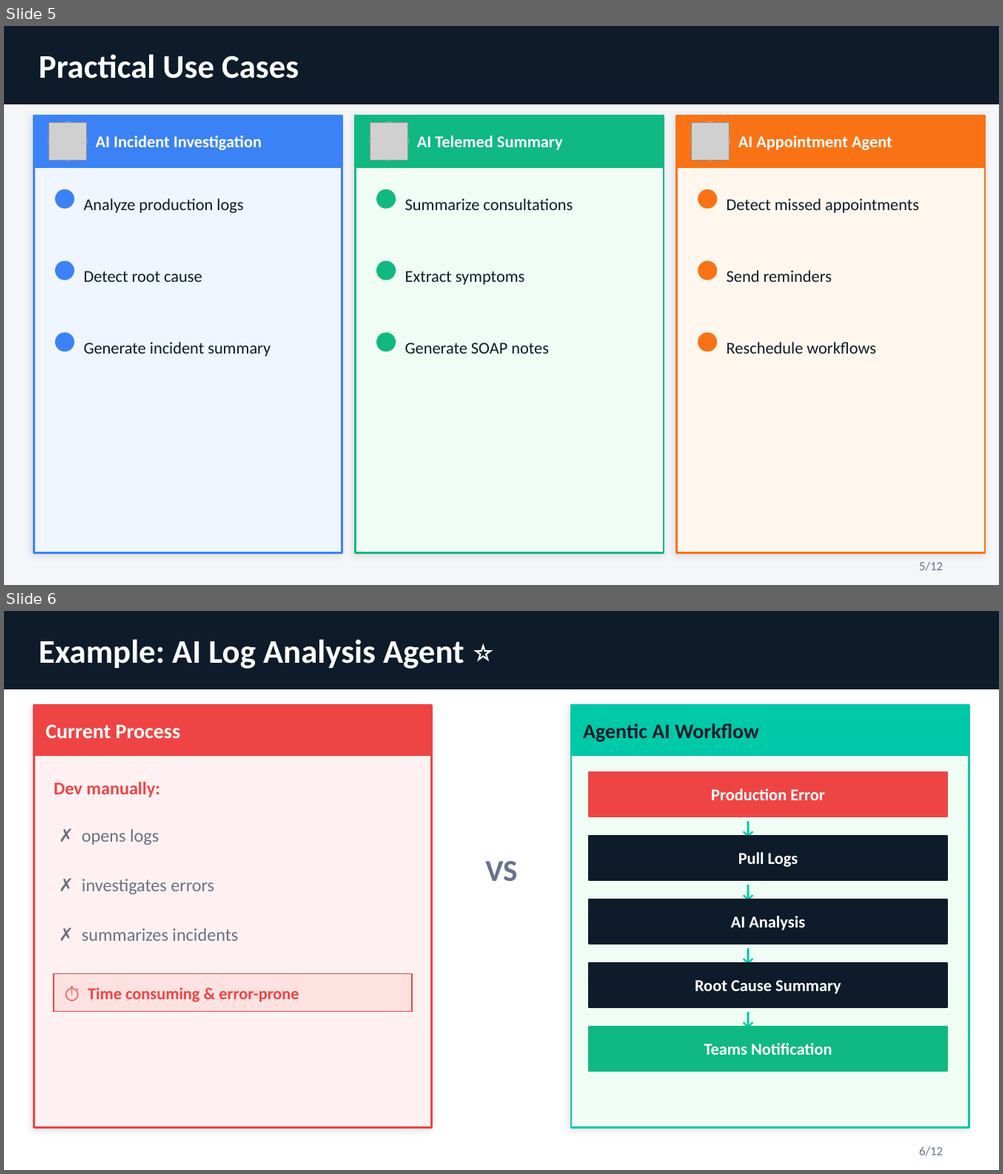
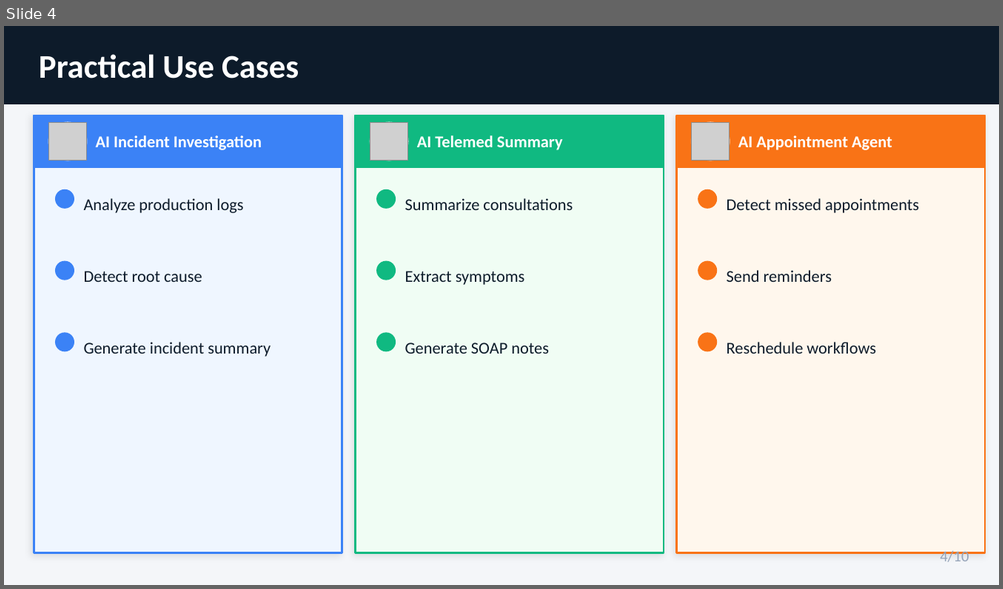
Before and after one commit to Ligerking007/JakapanK-Portfolio, a slide deck: public/before2021/sampleprojects/6-sharetoteam/Agentic_AI_TeamSharing_2026_05_JakapanK.pptx. Shown one above the other, each under a label of ours: slides 5 and 6 before the commit, slide 4 after it. The pictures are 1003x1174 and 1003x589 pixels, drawn with LibreOffice and Linux fonts; fonts in the diff are those of the drawing; grey boxes stand for pictures. Boxes give left, top, right and bottom in pixels: in the first picture for what was removed or moved away, otherwise in the second. Text is boxed around its words. In the diff, an @@ line names an element or a change of style, - is before the commit and + after.

```diff
--- a/public/before2021/sampleprojects/6-sharetoteam/Agentic_AI_TeamSharing_2026_05_JakapanK.pptx
+++ b/public/before2021/sampleprojects/6-sharetoteam/Agentic_AI_TeamSharing_2026_05_JakapanK.pptx
@@ slide 6 removed at [4, 611, 999, 1170], background #FFFFFF @@
@@ rectangle removed at [4, 611, 999, 689] @@
@@ text removed at [39, 639, 464, 669] @@
-Example: AI Log Analysis Agent ⭐
@@ rectangle removed at [34, 706, 432, 1128] @@
@@ rectangle removed at [34, 706, 432, 755] @@
@@ rectangle removed at [571, 706, 969, 1128] @@
@@ rectangle removed at [571, 706, 969, 755] @@
@@ text removed at [45, 724, 181, 738] @@
-Current Process
@@ text removed at [583, 723, 759, 742] @@
-Agentic AI Workflow
@@ text removed at [54, 782, 160, 797] @@
-Dev manually:
@@ rectangle removed at [589, 772, 947, 817] @@
@@ text removed at [711, 789, 825, 800] @@
-Production Error
@@ text removed at [82, 829, 159, 845] @@
-✗ opens logs
@@ text removed at [728, 816, 768, 837] @@
-↓
@@ rectangle removed at [589, 836, 947, 880] @@
@@ text removed at [738, 852, 798, 867] @@
-Pull Logs
@@ text removed at [485, 861, 517, 881] @@
-VS
@@ text removed at [82, 879, 214, 894] @@
-✗ investigates errors
@@ text removed at [728, 880, 768, 901] @@
-↓
@@ rectangle removed at [589, 900, 947, 944] @@
@@ text removed at [731, 916, 805, 931] @@
-AI Analysis
@@ text removed at [82, 928, 238, 941] @@
-✗ summarizes incidents
@@ text removed at [728, 943, 768, 965] @@
-↓
@@ rectangle removed at [589, 963, 947, 1008] @@
@@ rectangle removed at [54, 974, 412, 1012] @@
@@ text removed at [88, 988, 299, 1002] @@
-⏱ Time consuming & error-prone
@@ text removed at [694, 980, 841, 994] @@
-Root Cause Summary
@@ text removed at [728, 1007, 768, 1028] @@
-↓
@@ rectangle removed at [589, 1027, 947, 1071] @@
@@ text removed at [704, 1043, 831, 1055] @@
-Teams Notification
@@ text removed at [919, 1147, 942, 1156] @@
-6/12
@@ what was slide 5 is now slide 4 @@
@@ slide 4 changed as well @@
@@ text "4/10" at [939, 551, 968, 562]: vertical alignment top to middle @@
@@ text at [939, 551, 968, 562]: text changed; size 9 to 11 pt; text colour #64748B to #94A3B8 @@
-5/12
+4/10
```
Also in this commit, not shown: 9 other slides changed, 1 other slide removed.
